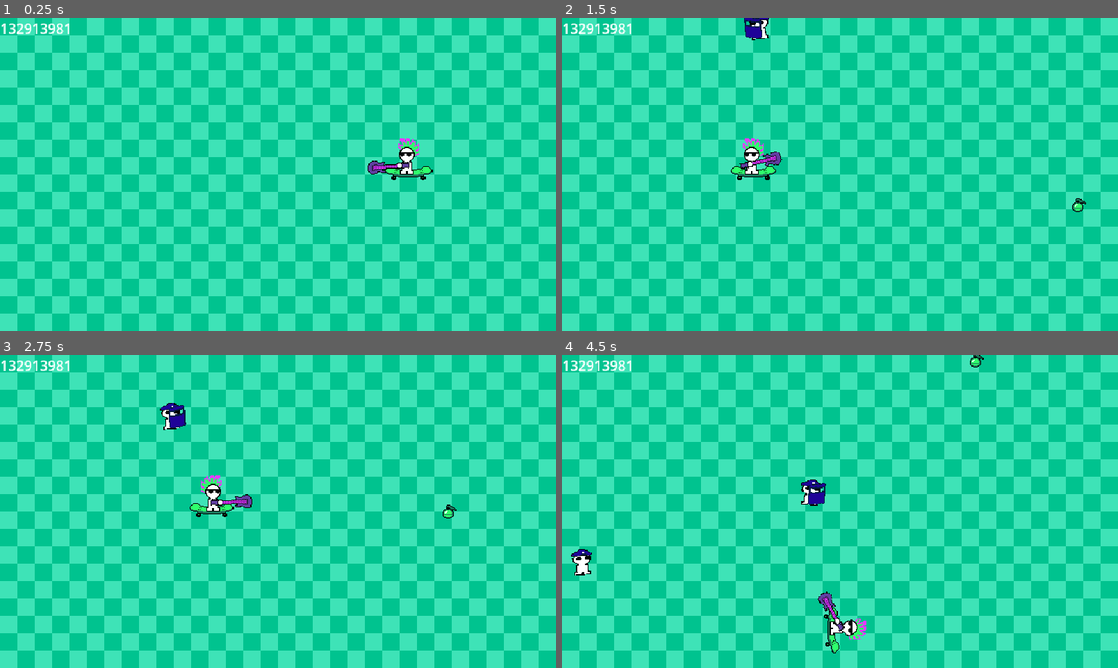
Above: before the commit, frames 1-4 (two rows, left to right).
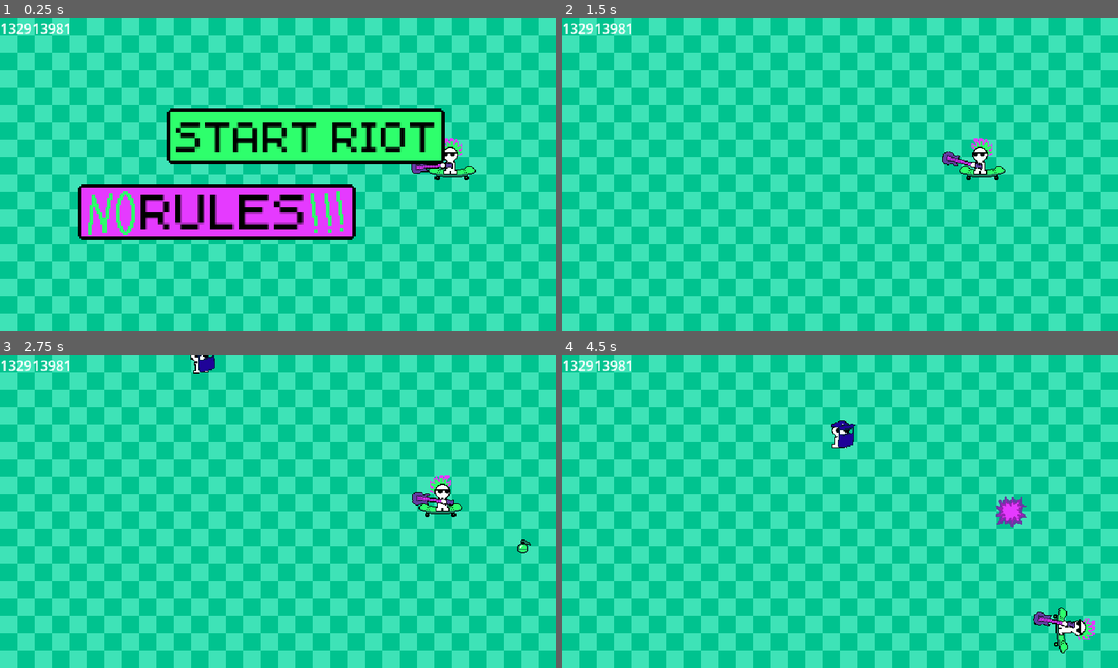
Above: after the commit, the same moments.

Repository: KyleTiley/PlayfulAnarchy
Game: Godot game, scene res://main.tscn
Same seed, same stepped clock (60 frames per second), same inputs: the game is played once before the commit and once after it.
Inputs (mouse positions are in pixels of both pictures, inside the frame that each line leads up to):
- Up to frame 1 (0.25 s): no input
- Up to frame 2 (1.5 s): click (778, 212) at 0.5 s, where only the run after the commit has a clickable "RULES"; click (867, 136) at 1.25 s, where only the run after the commit has a clickable "START RIOT"
- Up to frame 3 (2.75 s): move the mouse to (400, 495) at 2.02 s; hold D (right_input) from 2.03 s (still down)
- Up to frame 4 (4.5 s): move the mouse to (728, 527) at 2.77 s; release D (right_input) at 2.78 s; hold S (down_input) 2.78-3.53 s; move the mouse to (895, 442) at 3.52 s; hold D (right_input) 3.53-4.28 s; move the mouse to (812, 574) at 4.27 s; hold W (up_input) from 4.28 s (still down)

The runs differ from the first frame. In frame 1, 19% of the frame differs, in the area x 1-86%, y 1-71%; in frame 2, 1.7%; in frame 3, 1.9%; in frame 4, 2.6%.
Error after the commit: Attempt to call function 'show' in base 'null instance' on a null instance. (res://Menu.gd:7)

Commit message:
whoops

Diff:
--- a/Enemies/CopSpawner.gd
+++ b/Enemies/CopSpawner.gd
@@ -6,12 +6,15 @@
 var spawn_count = 0
 var cop = load("res://Enemies/cop.tscn")
 var riot_cop = load("res://Enemies/riotcop.tscn")
+var game_started = false
 
 func _ready():
 	for child in self.get_children():
 		spawn_locations.append(child)
 
 func _physics_process(delta):
+	if !game_started:
+		return
 	time_count += delta
 	if time_count > spawn_time:
 		time_count = 0
@@ -29,3 +32,7 @@
 	var rng = RandomNumberGenerator.new()
 	var new_random_number = rng.randf_range(_min, _max)
 	return new_random_number
+
+
+func _on_game_start_game():
+	game_started = true
--- a/Enemies/GrenadeSpawner.gd
+++ b/Enemies/GrenadeSpawner.gd
@@ -5,11 +5,15 @@
 var time_count = spawn_time
 var grenade = load("res://Enemies/grenade.tscn")
 
+var game_started = false
+
 func _ready():
 	for child in self.get_children():
 		spawn_locations.append(child)
 
 func _physics_process(delta):
+	if !game_started:
+		return
 	time_count += delta
 	if time_count > spawn_time:
 		time_count = 0
@@ -22,3 +26,7 @@
 	var rng = RandomNumberGenerator.new()
 	var new_random_number = rng.randf_range(_min, _max)
 	return new_random_number
+
+
+func _on_game_start_game():
+	game_started = true
--- a/Game.gd
+++ b/Game.gd
@@ -1,5 +1,9 @@
 extends Node2D
-#
-#func _ready():
-#	await get_tree().create_timer(3).timeout
-#	get_tree().paused = true
+
+signal StartGame
+
+func _on_play_button_pressed():
+	start_game()
+
+func start_game():
+	StartGame.emit()
--- a/Menu.gd
+++ b/Menu.gd
@@ -1,8 +1,10 @@
 extends Control
 
-signal start_game
+func _on_play_button_pressed():
+	self.hide()
 
-func _on_button_pressed():
-	print("YES")
-	self.hide()
-	start_game.emit()
+func _on_rules_button_pressed():
+	$Rules.show()
+
+func _on_close_button_pressed():
+	$Rules.hide()
--- a/Player/Player.gd
+++ b/Player/Player.gd
@@ -6,6 +6,8 @@
 var facing = -1
 
 func _physics_process(delta):
+	if !game_started:
+		return
 	move_local_x(-move_speed*delta)
 	player_movement(delta)
 
@@ -35,5 +37,5 @@
 	scale.x = -scale.x
 	facing = -facing
 
-func _on_button_pressed():
+func _on_game_start_game():
 	game_started = true
--- a/main.tscn
+++ b/main.tscn
@@ -6,6 +6,13 @@
 [ext_resource type="Script" path="res://Menu.gd" id="4_8g5y1"]
 [ext_resource type="Script" path="res://Enemies/CopSpawner.gd" id="4_arvbg"]
 [ext_resource type="Script" path="res://Enemies/GrenadeSpawner.gd" id="5_1g38f"]
+[ext_resource type="Texture2D" uid="uid://dqo8f8ysdp7ko" path="res://Assets/PlayButton1.png" id="7_vdh40"]
+[ext_resource type="Texture2D" uid="uid://ohcuacy1nub4" path="res://Assets/PlayButton2.png" id="8_us1jp"]
+[ext_resource type="FontFile" uid="uid://j3p0hpvourpq" path="res://Assets/pixeltiley.ttf" id="9_feiii"]
+[ext_resource type="Texture2D" uid="uid://0iyvixp4ps5x" path="res://Assets/RulesButton1.png" id="9_gkb0k"]
+[ext_resource type="Texture2D" uid="uid://def1gqg4cmopf" path="res://Assets/RulesButton2.png" id="10_60i2t"]
+[ext_resource type="Texture2D" uid="uid://c4adfwv0se44x" path="res://Assets/NO.png" id="12_3a6oy"]
+[ext_resource type="Texture2D" uid="uid://bm5swhtfn7v1s" path="res://Assets/Exclame.png" id="13_ndpvt"]
 
 [sub_resource type="RectangleShape2D" id="RectangleShape2D_nbo67"]
 size = Vector2(20, 360)
@@ -101,20 +108,113 @@
 text = "132913981"
 
 [node name="Menu" type="Control" parent="."]
-visible = false
 layout_mode = 3
-anchors_preset = 0
-offset_right = 40.0
-offset_bottom = 40.0
+anchors_preset = 15
+anchor_right = 1.0
+anchor_bottom = 1.0
+grow_horizontal = 2
+grow_vertical = 2
 script = ExtResource("4_8g5y1")
 
-[node name="Button" type="Button" parent="Menu"]
-layout_mode = 0
-offset_left = 299.0
-offset_top = 229.0
-offset_right = 346.0
-offset_bottom = 260.0
-text = "PLAY"
-
+[node name="PlayButton" type="TextureButton" parent="Menu"]
+texture_filter = 1
+layout_mode = 1
+anchors_preset = 8
+anchor_left = 0.5
+anchor_top = 0.5
+anchor_right = 0.5
+anchor_bottom = 0.5
+offset_left = -96.0
+offset_top = -76.0
+offset_bottom = -44.0
+grow_horizontal = 2
+grow_vertical = 2
+scale = Vector2(2, 2)
+texture_normal = ExtResource("7_vdh40")
+texture_pressed = ExtResource("7_vdh40")
+texture_hover = ExtResource("8_us1jp")
+
+[node name="Label" type="Label" parent="Menu/PlayButton"]
+texture_filter = 1
+layout_mode = 0
+offset_left = 4.5
+offset_top = 7.5
+offset_right = 158.5
+offset_bottom = 36.5
+theme_override_colors/font_color = Color(0, 0, 0, 1)
+theme_override_fonts/font = ExtResource("9_feiii")
+theme_override_font_sizes/font_size = 25
+text = "START RIOT"
+
+[node name="RulesButton" type="TextureButton" parent="Menu"]
+texture_filter = 1
+layout_mode = 1
+anchors_preset = 8
+anchor_left = 0.5
+anchor_top = 0.5
+anchor_right = 0.5
+anchor_bottom = 0.5
+offset_left = -199.0
+offset_top = 11.0
+offset_right = -103.0
+offset_bottom = 43.0
+grow_horizontal = 2
+grow_vertical = 2
+scale = Vector2(2, 2)
+texture_normal = ExtResource("9_gkb0k")
+texture_pressed = ExtResource("9_gkb0k")
+texture_hover = ExtResource("10_60i2t")
+
+[node name="TextureRect" type="TextureRect" parent="Menu/RulesButton"]
+layout_mode = 0
+offset_left = 6.0
+offset_top = 3.5
+offset_right = 33.0
+offset_bottom = 28.5
+texture = ExtResource("12_3a6oy")
+
+[node name="Label" type="Label" parent="Menu/RulesButton"]
+texture_filter = 1
+offset_left = 35.5
+offset_top = 6.0
+offset_right = 132.5
+offset_bottom = 39.0
+theme_override_colors/font_color = Color(0, 0, 0, 1)
+theme_override_fonts/font = ExtResource("9_feiii")
+theme_override_font_sizes/font_size = 30
+text = "RULES"
+
+[node name="TextureRect2" type="TextureRect" parent="Menu/RulesButton"]
+texture_filter = 1
+layout_mode = 0
+offset_left = 133.5
+offset_top = 5.0
+offset_right = 137.5
+offset_bottom = 28.0
+texture = ExtResource("13_ndpvt")
+
+[node name="TextureRect3" type="TextureRect" parent="Menu/RulesButton"]
+texture_filter = 1
+layout_mode = 0
+offset_left = 141.5
+offset_top = 4.5
+offset_right = 145.5
+offset_bottom = 27.5
+texture = ExtResource("13_ndpvt")
+
+[node name="TextureRect4" type="TextureRect" parent="Menu/RulesButton"]
+texture_filter = 1
+layout_mode = 0
+offset_left = 149.0
+offset_top = 4.0
+offset_right = 153.0
+offset_bottom = 27.0
+texture = ExtResource("13_ndpvt")
+
+[connection signal="StartGame" from="Game" to="Game/Player" method="_on_game_start_game"]
+[connection signal="StartGame" from="Game" to="Game/CopSpawner" method="_on_game_start_game"]
+[connection signal="StartGame" from="Game" to="Game/GrenadeSpawner" method="_on_game_start_game"]
 [connection signal="area_entered" from="Game/Boundaries/Area2D" to="Game/Player" method="_on_area_2d_area_entered"]
-[connection signal="pressed" from="Menu/Button" to="Game/Player" method="_on_button_pressed"]
+[connection signal="pressed" from="Menu/PlayButton" to="Game" method="_on_play_button_pressed"]
+[connection signal="pressed" from="Menu/PlayButton" to="Menu" method="_on_play_button_pressed"]
+[connection signal="pressed" from="Menu/RulesButton" to="Menu" method="_on_rules_button_pressed"]
--- a/project.godot
+++ b/project.godot
@@ -23,6 +23,10 @@
 window/size/window_height_override=720
 window/stretch/mode="viewport"
 mouse_cursor/custom_image="res://Assets/Cursor.png"
+
+[gui]
+
+theme/default_font_subpixel_positioning=0
 
 [input]
 
Binary file added: Assets/CloseButton.png
Not shown, added: Assets/CloseButton.png.import
Binary file added: Assets/Exclame.png
Not shown, added: Assets/Exclame.png.import
Binary file added: Assets/NO.png
Not shown, added: Assets/NO.png.import
Binary file changed: Assets/PlayButton1.png
Binary file changed: Assets/PlayButton2.png
Binary file changed: Assets/PlayfulAnarchy.aseprite
Binary file changed: Assets/RulesButton1.png
Binary file changed: Assets/RulesButton2.png
Binary file added: Assets/RulesPopup.png
(and 4 more such lines)
